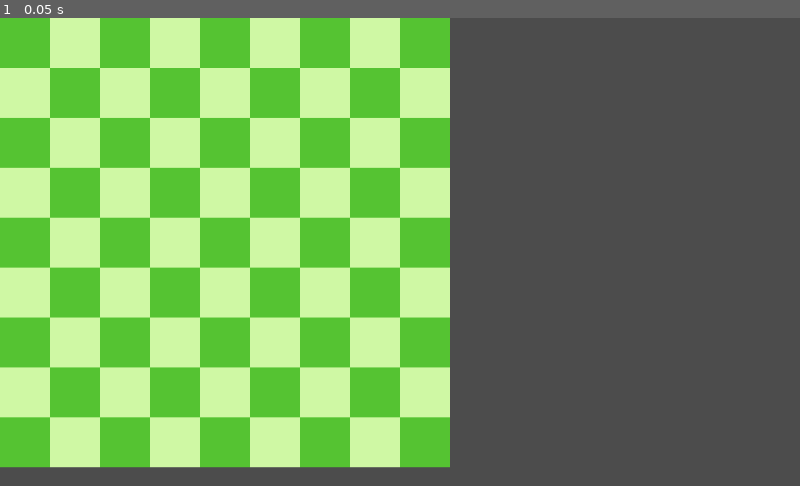
Above: before the commit, frame 1.
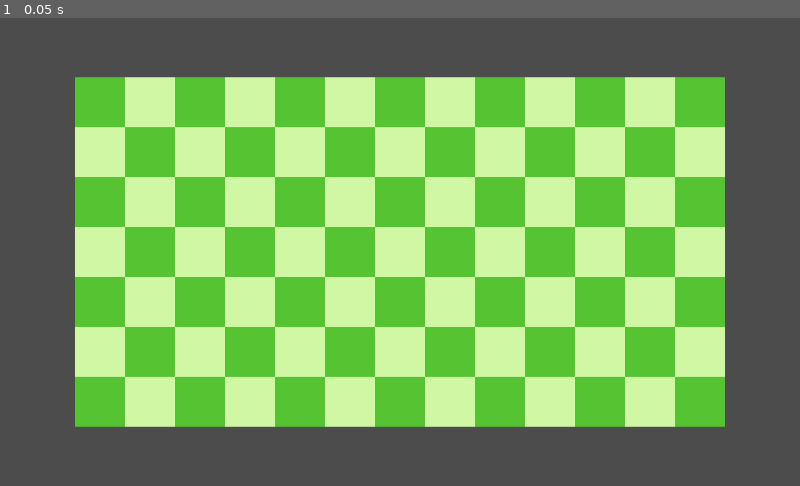
Above: after the commit, the same moment.

Repository: TudorButur/godot_hnefatafl
Game: Godot game, scene res://main.tscn
The game is run twice, just before and just after one commit, with the same random seed, the same clock (stepped at 60 frames per second) and the same inputs.
Inputs:
- Up to frame 1 (0.05 s): no input

The runs differ from the first frame. In frame 1, 62% of the frame differs, in the area x 0-91%, y 0-97%.

Commit message:
added function to draw a colour grid centered in window

Diff:
--- /dev/null
+++ b/main.gd
@@ -0,0 +1,42 @@
+extends Node2D
+
+var window = OS.get_window_safe_area()
+var size = 64
+var grid_width = 13
+var grid_height = 7
+var origin = [(1024-size*grid_width)/2,(600-size*grid_height)/2]
+var colour1 = Color(0.337,0.769,0.200)
+var colour2 = Color(0.816,0.976,0.647)
+var squares = []
+
+# Called when the node enters the scene tree for the first time.
+func _draw():
+	print(window)
+	var cond = true
+	for i in range(grid_width):
+		for j in range(grid_height):
+
+			var rect = Rect2(Vector2(origin[0]+i*size,origin[1]+j*size), Vector2(size,size))
+
+			var colShape = CollisionShape2D.new()
+			var shape = RectangleShape2D.new()
+			shape.set('square', Vector2(size,size))
+			colShape.set_shape(shape)
+			colShape.position = Vector2(origin[0]+i*size,origin[1]+j*size)
+			squares.append(colShape)
+
+
+			var colour
+			if cond:
+				colour = colour1
+			else:
+				colour = colour2
+			draw_rect(rect, colour)
+			cond = not cond
+
+	print(squares)
+	pass # Replace with function body.
+
+# Called every frame. 'delta' is the elapsed time since the previous frame.
+#func _process(delta):
+#	pass
--- a/main.tscn
+++ b/main.tscn
@@ -1,9 +1,6 @@
 [gd_scene load_steps=2 format=2]
 
-[ext_resource path="res://media/board.png" type="Texture" id=1]
+[ext_resource path="res://main.gd" type="Script" id=1]
 
 [node name="Node2D" type="Node2D"]
-
-[node name="board" type="Sprite" parent="."]
-position = Vector2( 288, 288 )
-texture = ExtResource( 1 )
+script = ExtResource( 1 )
